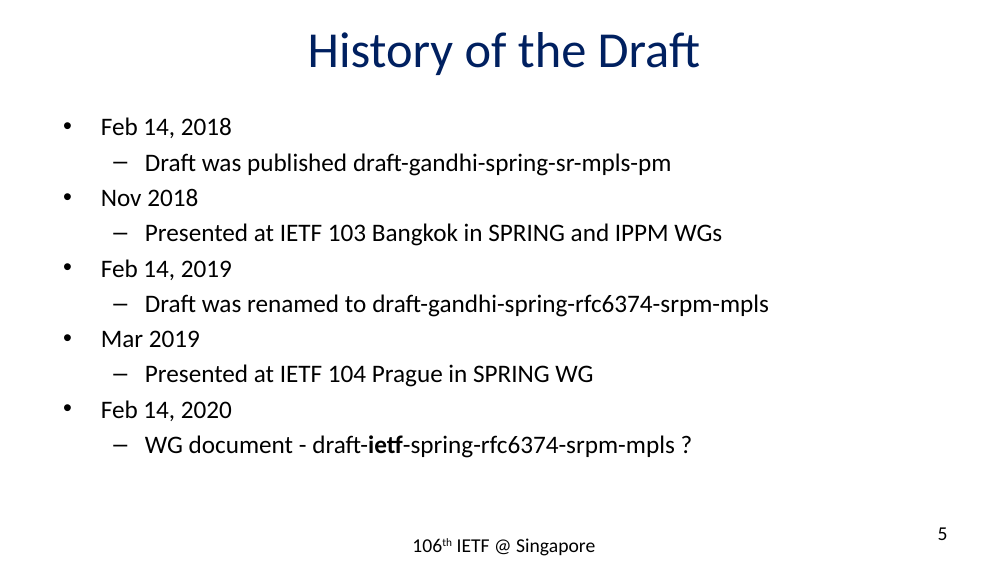
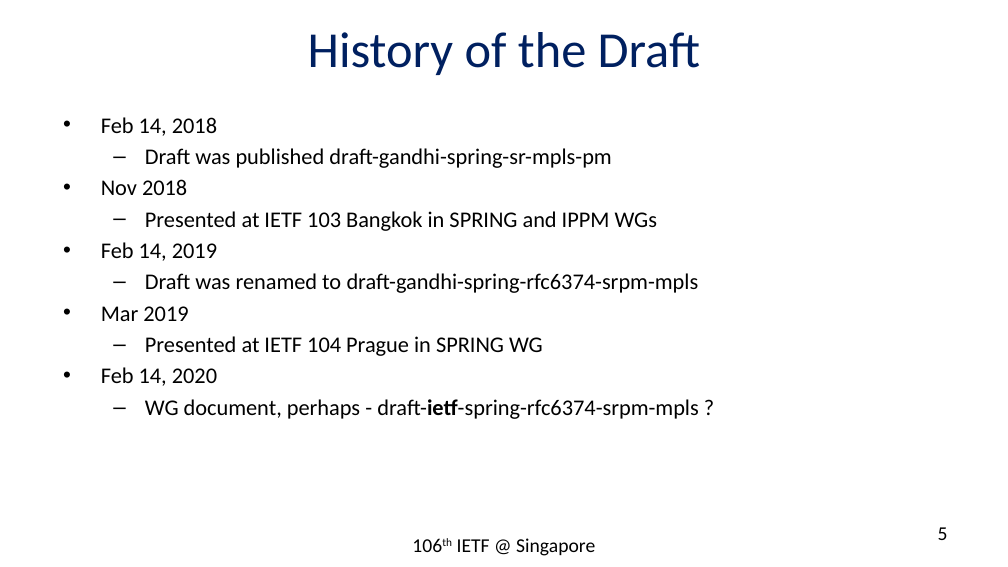
Before and after one commit to rakgandhi/ietf-slides, a slide deck: slide 5 of draft-gandhi-spring-rfc6374-srpm-mpls-02.pptx. Drawn at 1008x567 pixels with LibreOffice and Linux fonts; fonts in the diff are those of the drawing. Boxes give left, top, right and bottom in pixels: in the first picture for what was removed or moved away, otherwise in the second. Text is boxed around its words. In the diff, an @@ line names an element or a change of style, - is before the commit and + after.

```diff
--- a/draft-gandhi-spring-rfc6374-srpm-mpls-02.pptx
+++ b/draft-gandhi-spring-rfc6374-srpm-mpls-02.pptx
@@ text at bbox=[101, 117, 699, 386]: size 18 to 16 pt in "Feb 14, 2018", "Draft was published draft-gandhi-spring-sr-mpls-pm", "Nov 2018", "Presented at IETF 103 Bangkok in SPRING ..." and 5 more places @@
@@ text at bbox=[145, 399, 698, 419]: text changed; size 18 to 16 pt @@
-  – WG document - draft-ietf-spring-rfc6374-srpm-mpls ?
+  – WG document, perhaps - draft-ietf-spring-rfc6374-srpm-mpls ?
```
Also in this commit, not shown: 1 other slide changed, 1 other file.
